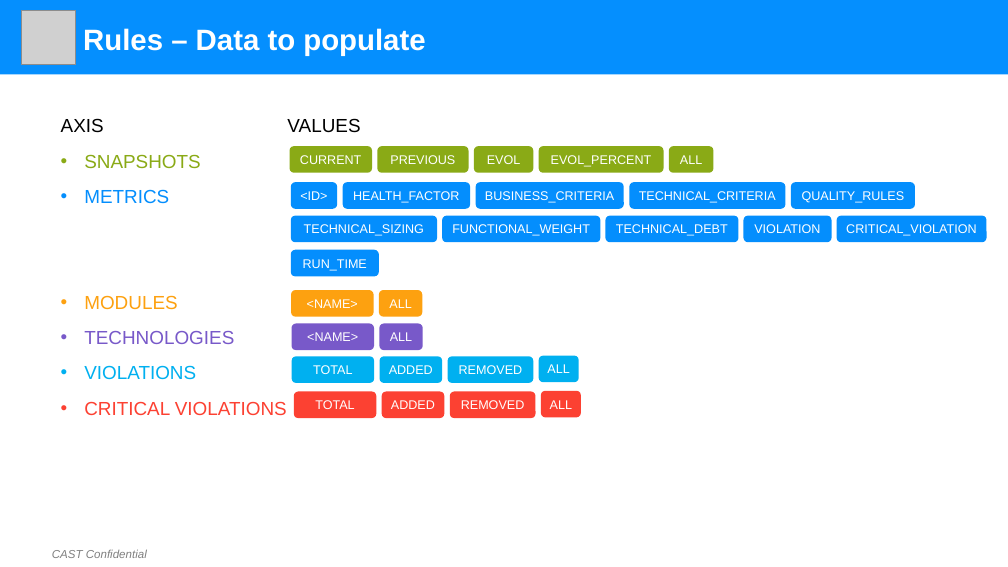
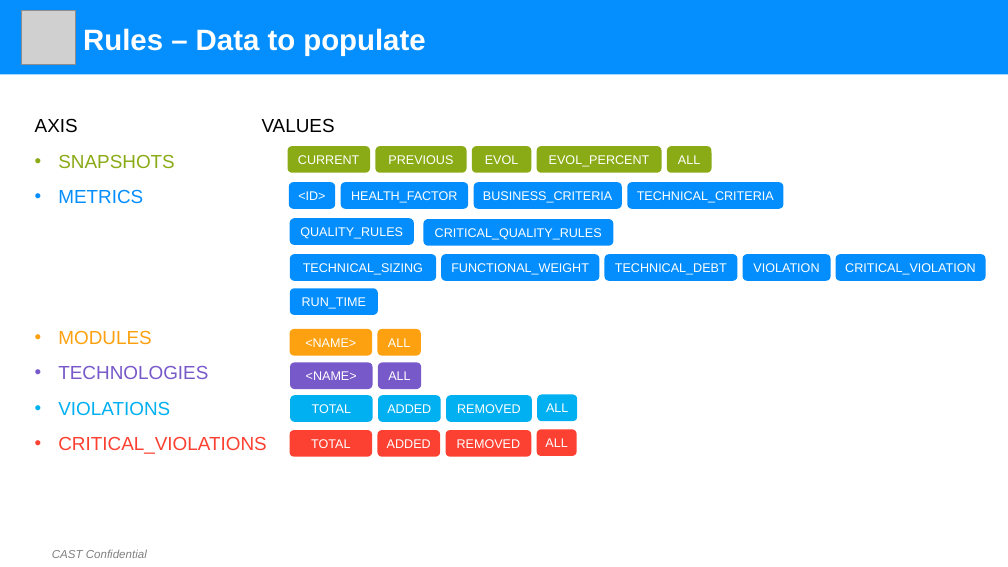
Before and after one commit to CAST-projects/ReportGenerator, a slide deck: slide 2 of CastReporting.Reporting/TemplatesFiles/Generic Table Definition.pptx. Drawn at 1008x567 pixels with LibreOffice and Linux fonts; fonts in the diff are those of the drawing; grey boxes stand for pictures; background and template pictures are left out. Boxes give left, top, right and bottom in pixels: in the first picture for what was removed or moved away, otherwise in the second. Text is boxed around its words. In the diff, an @@ line names an element or a change of style, - is before the commit and + after.

Commit message:
REPORTGEN-277 : Report Generator : small issues to correct in slide 2

```diff
--- a/CastReporting.Reporting/TemplatesFiles/Generic Table Definition.pptx
+++ b/CastReporting.Reporting/TemplatesFiles/Generic Table Definition.pptx
@@ text "AXIS VALUES": place and size @@
-text "AXIS VALUES" at (61, 118, 360, 415)
+text "AXIS VALUES" at (35, 118, 335, 454)
@@ rounded rectangle "QUALITY_RULES": place and size @@
-rounded rectangle "QUALITY_RULES" at (791, 182, 915, 209)
+rounded rectangle "QUALITY_RULES" at (290, 219, 414, 245)
@@ rounded rectangle added at (423, 219, 613, 246), fill #048EFD, 12 pt, text #FFFFFF @@
+CRITICAL_QUALITY_RULES
@@ 14 rounded rectangles: place and size @@
-14 rounded rectangles at (291, 216, 987, 383)
+14 rounded rectangles at (290, 254, 985, 422)
@@ text at (58, 437, 266, 454): text changed @@
-• CRITICAL VIOLATIONS
+• CRITICAL_VIOLATIONS
@@ 4 rounded rectangles: place and size @@
-4 rounded rectangles at (294, 391, 581, 418)
+4 rounded rectangles at (290, 430, 577, 457)
```
Also in this commit, not shown: 3 other files.
